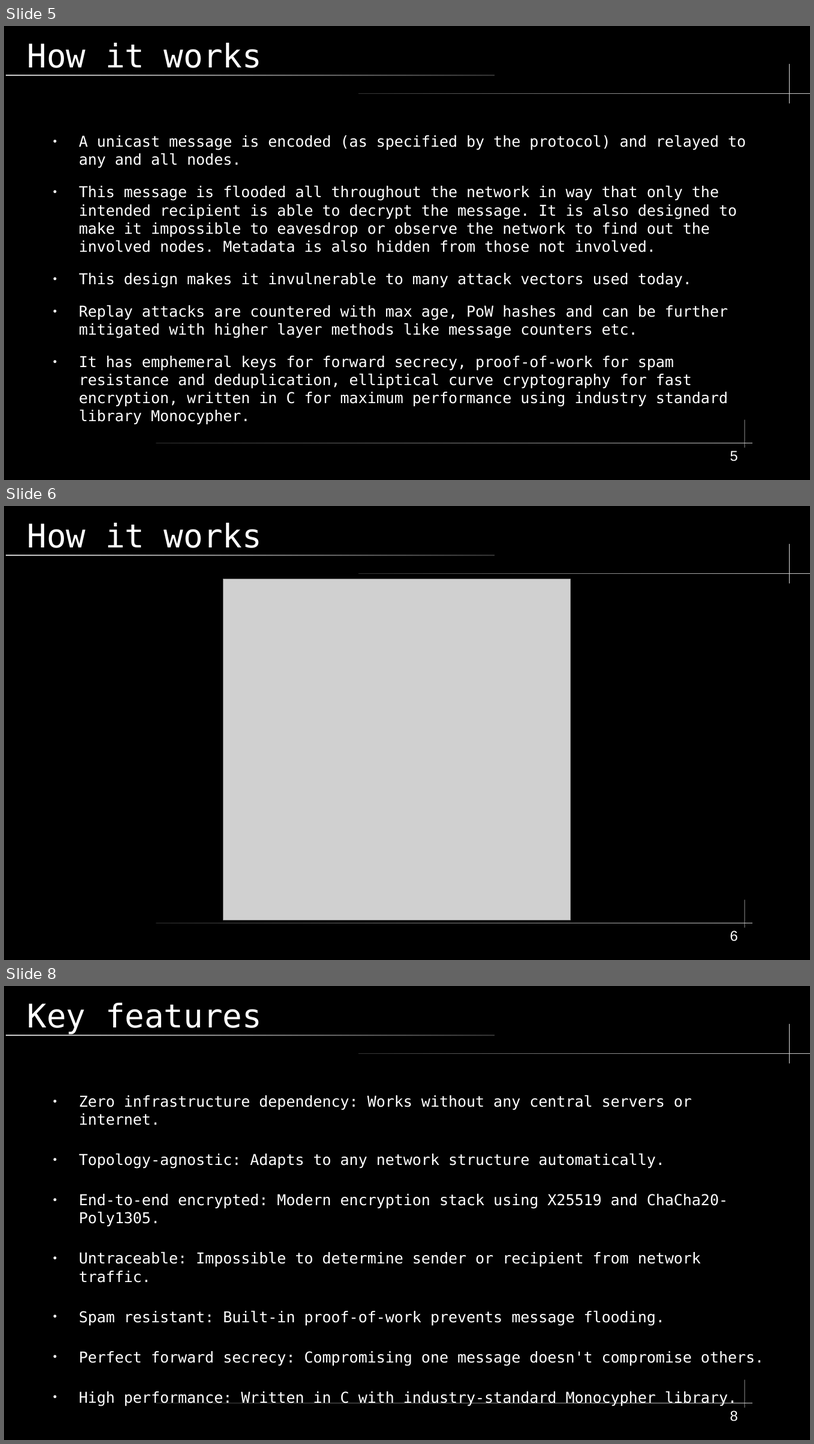
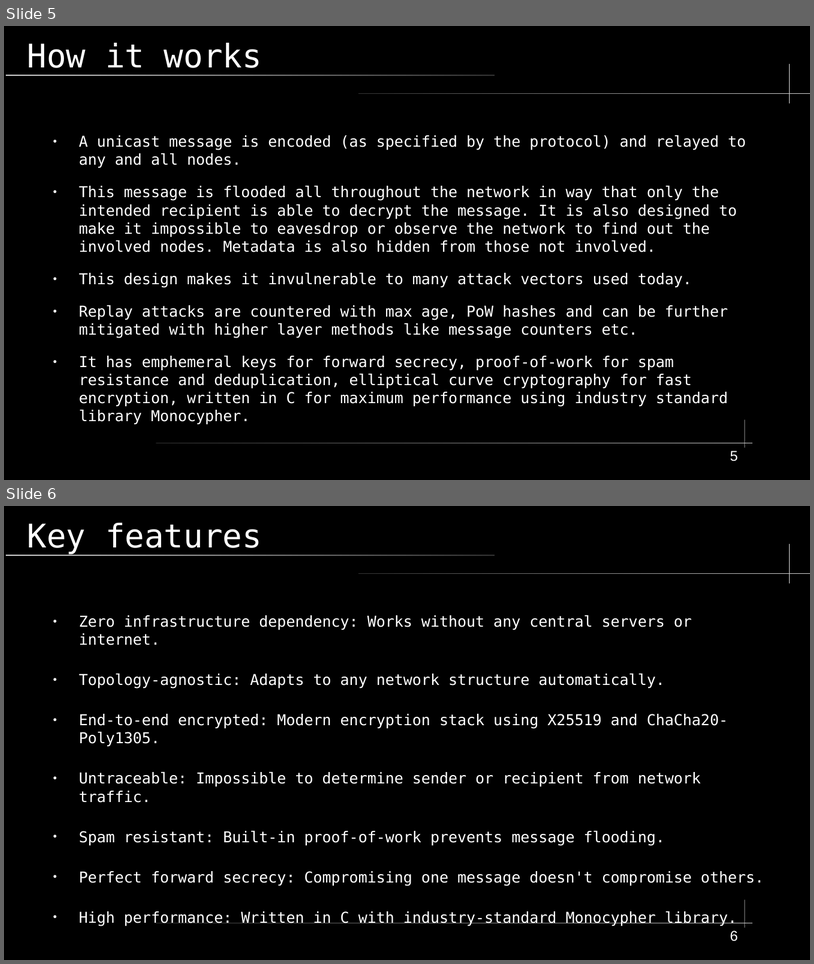
Before and after one commit to shinymonitor/hackyeah, a slide deck: presentation.odp. Shown one above the other, each under a label of ours: slides 5, 6 and 8 before the commit, slides 5 and 6 after it; the slides between them are not shown. The pictures are 814x1444 and 814x964 pixels, drawn with LibreOffice and Linux fonts; fonts in the diff are those of the drawing; grey boxes stand for pictures. Boxes give left, top, right and bottom in pixels: in the first picture for what was removed or moved away, otherwise in the second. Text is boxed around its words. In the diff, an @@ line names an element or a change of style, - is before the commit and + after.

```diff
--- a/presentation.odp
+++ b/presentation.odp
@@ slide 6 removed at (4,506,810,960), background #000000; not listed: 5 template elements that a slide beside it also shows @@
@@ title removed at (27,522,262,548) @@
-How it works
@@ picture removed at (224,579,571,920) @@
@@ page number removed at (731,930,738,941) @@
-6
@@ what was slide 8 is now slide 6 @@
@@ page number at (731,930,738,941): text changed @@
-8
+6
```
Also in this commit, not shown: 2 slides changed, 1 other slide removed, 7 other files.
